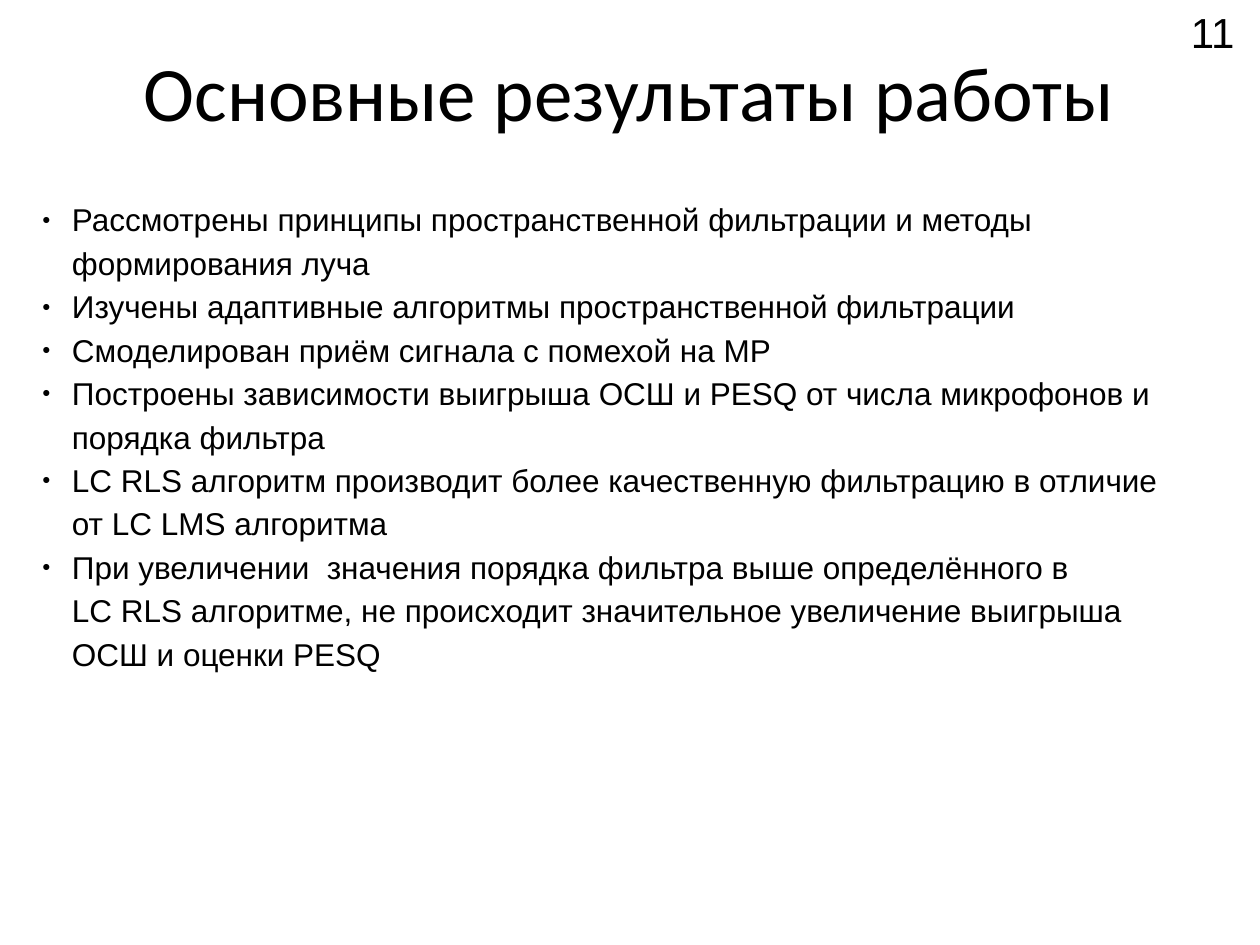
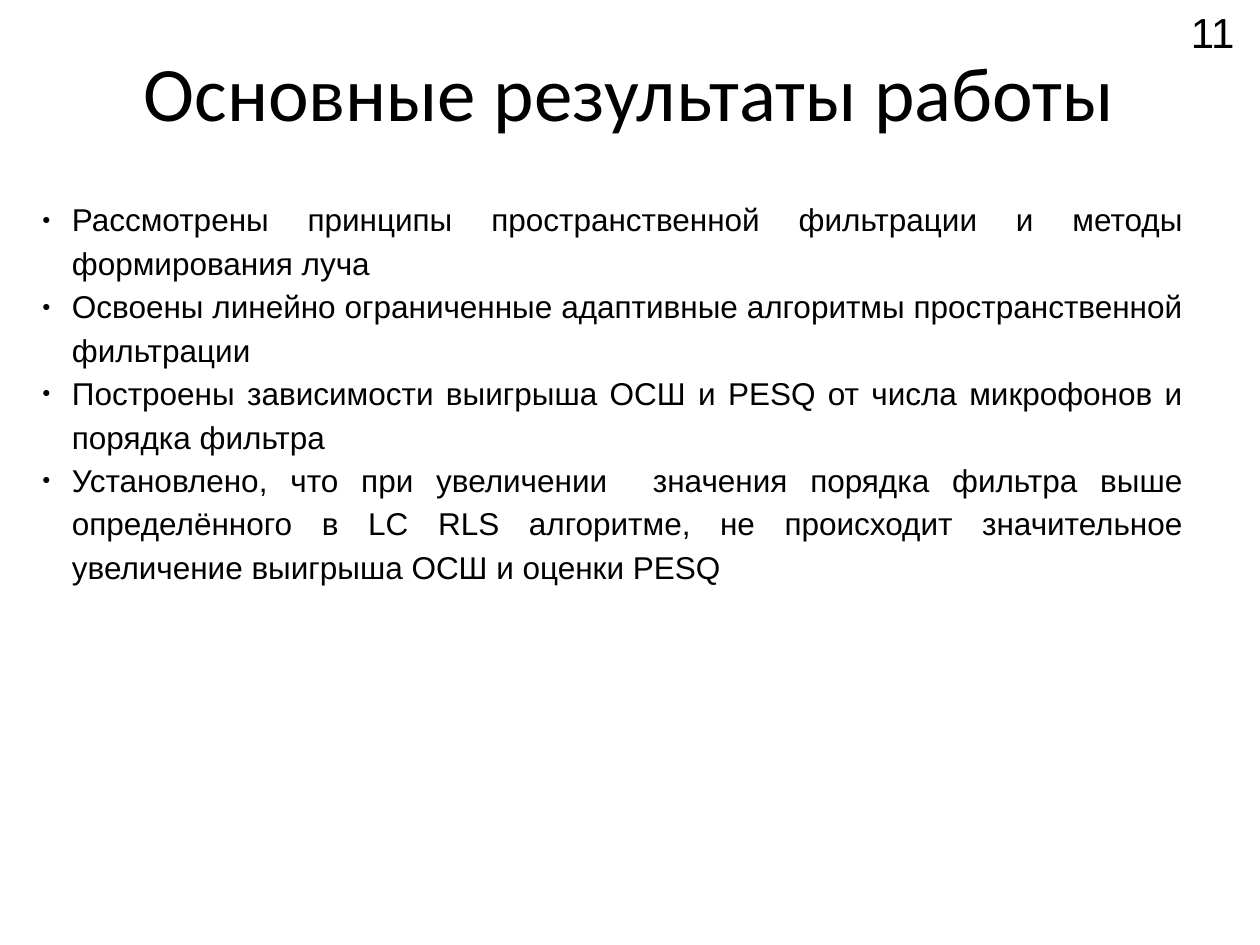
Before and after one commit to Rernamp/microphone_arrays, a slide deck: slide 11 of student_session_2021/Доклад.pptx. Drawn at 1260x945 pixels with LibreOffice and Linux fonts; fonts in the diff are those of the drawing. Boxes give left, top, right and bottom in pixels: in the first picture for what was removed or moved away, otherwise in the second. Text is boxed around its words. In the diff, an @@ line names an element or a change of style, - is before the commit and + after.

Commit message:
commit presentation #4

```diff
--- a/student_session_2021/Доклад.pptx
+++ b/student_session_2021/Доклад.pptx
@@ text at bbox=[72, 207, 1183, 455]: alignment left to justified @@
@@ text at bbox=[72, 294, 1183, 368]: text changed @@
-● Изучены адаптивные алгоритмы пространственной фильтрации
-● Смоделирован приём сигнала с помехой на МР
+● Освоены линейно ограниченные адаптивные алгоритмы пространственной фильтрации
@@ text at bbox=[72, 469, 1182, 585]: text changed @@
-● LC RLS алгоритм производит более качественную фильтрацию в отличие от LC LMS алгоритма
-● При увеличении значения порядка фильтра выше определённого в LC RLS алгоритме, не происходит значительное увеличение выигрыша ОСШ и оценки PESQ
+● Установлено, что при увеличении значения порядка фильтра выше определённого в LC RLS алгоритме, не происходит значительное увеличение выигрыша ОСШ и оценки PESQ
```
Also in this commit, not shown: 3 other slides changed.
